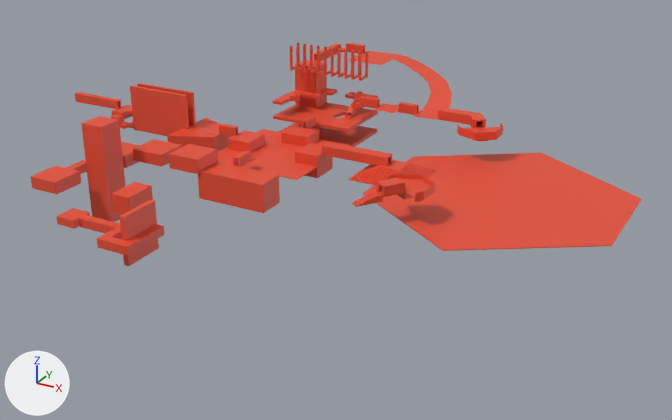
The glTF model solanine_vulkan/res/models/wip_dungeon1_blockout.glb as it was, and as the next commit left it.
The view is the same before and after, from a camera (50 mm lens) standing at (115.8, -181.6, 78.9) and looking at (17.8, -3.4, -10.2). The lights are fixed; the arrows at lower left show +X, +Y and +Z. Vertices at the same position are counted once.
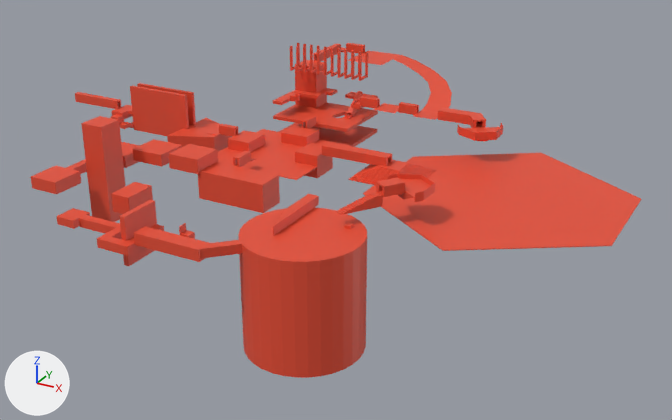
What differs and where, as boxes (x1, y1, x2, y2) in the pictures (672 x 420 px):
```json
{"object": "Cube.015", "change": "reshaped", "before": [31, 43, 641, 266], "after": [31, 43, 641, 378], "on screen": "50% taller"}
{"part": 1, "of": "me_cube_017", "change": "added", "after": [134, 226, 209, 262], "on screen": "red"}
{"part": 2, "of": "me_cube_017", "change": "added", "after": [238, 207, 367, 378], "on screen": "red"}
{"part": 3, "of": "me_cube_017", "change": "added", "after": [273, 194, 319, 236], "on screen": "red"}
{"part": 4, "of": "me_cube_017", "change": "added", "after": [179, 223, 195, 239]}
{"part": 5, "of": "me_cube_017", "change": "added", "after": [336, 202, 383, 230]}
{"part": 6, "of": "me_cube_017", "change": "added", "after": [199, 239, 247, 259], "on screen": "red"}
```

The change, as JSON lines over the scene's bpy script:
```json
{"block": "me_cube_017", "where": "# used by ob_cube_015; location = (0.0, 0.0, 0.0)"}
{"op": "remove", "block": "me_cube_017", "code": "me_cube_017.from_pydata(...)  # 1496 vertices, 2720 faces; spans x -64.5..84.2, y -58.5..51.6, z -10.6..20.0"}
{"op": "add", "block": "me_cube_017", "code": "me_cube_017.from_pydata(...)  # 2176 vertices, 4044 faces; spans x -64.5..84.2, y -58.5..51.6, z -23.1..20.0"}
{"block": "me_cube_017", "change": "me_cube_017 part 1: a new loose piece, a box spanning x 2.0..17.6, y -56.4..-52.9, z -0.6..2.0, in mat_regular (red #e74d32)"}
{"block": "me_cube_017", "change": "me_cube_017 part 2: a new loose piece, a 32-sided cylinder along z spanning x 18.4..43.4, y -53.0..-27.9, z -23.1..2.0, in mat_regular (red #e74d32)"}
{"block": "me_cube_017", "change": "me_cube_017 part 3: a new loose piece of 338 vertices spanning x 24.2..26.6, y -44.5..-27.0, z 1.9..4.0, in mat_regular (red #e74d32)"}
{"block": "me_cube_017", "change": "me_cube_017 part 4: a new loose piece of 16 vertices spanning x 8.9..11.0, y -50.9..-48.9, z -1.0..2.6, in mat_regular (red #e74d32)"}
{"block": "me_cube_017", "change": "me_cube_017 part 5: 222 vertices added at x 34.3..41.3, y -34.7..-25.6, z 1.3..5.6"}
{"block": "me_cube_017", "change": "me_cube_017 part 6: 8 vertices added at x 16.2..24.0, y -56.0..-48.3, z 0.0..2.0"}
```
